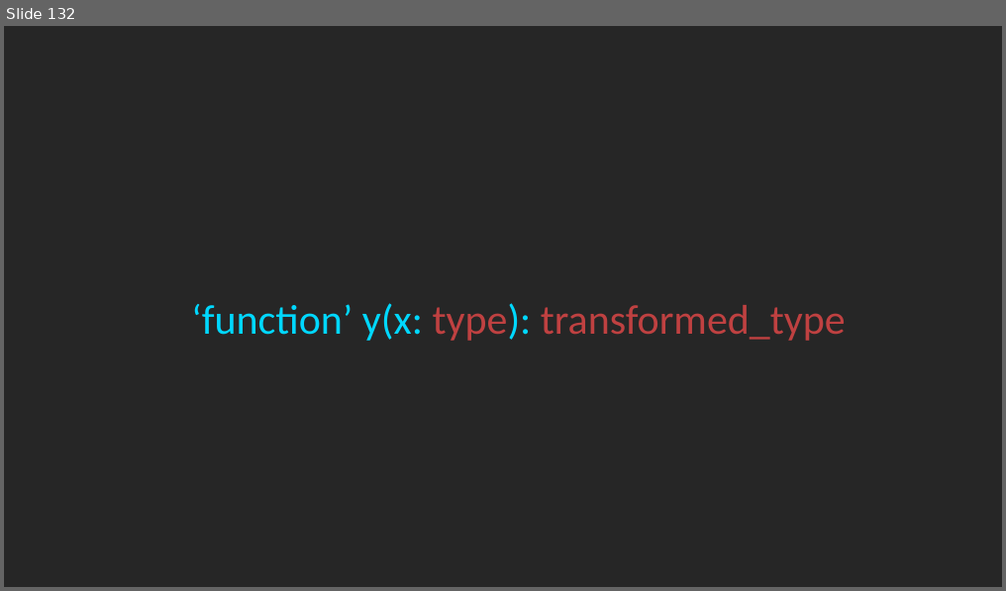
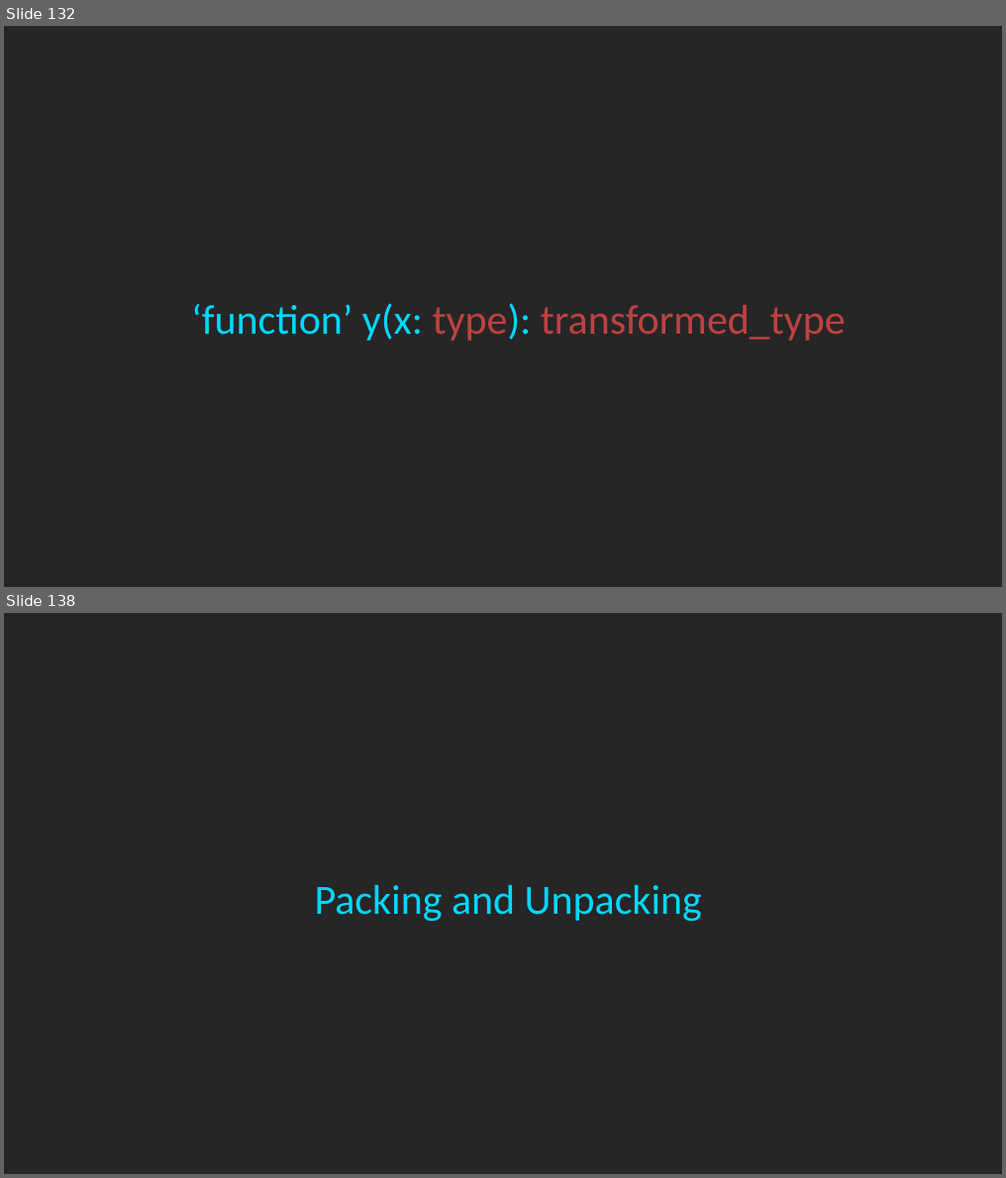
Before and after one commit to rkhaimov/ts-course, a slide deck: Course.pptx. Shown one above the other, each under a label of ours: slide 132 before the commit, slides 132 and 138 after it; the slides between them are not shown. The pictures are 1006x591 and 1006x1178 pixels, drawn with LibreOffice and Linux fonts; fonts in the diff are those of the drawing. Boxes give left, top, right and bottom in pixels: in the first picture for what was removed or moved away, otherwise in the second. Text is boxed around its words. In the diff, an @@ line names an element or a change of style, - is before the commit and + after.

```diff
--- a/Course.pptx
+++ b/Course.pptx
@@ slide 138 added at [4,613,1002,1174], background #262626 @@
@@ text added at [315,885,702,922], 40 pt, text #00D8FF @@
+Packing and Unpacking
```
Also in this commit, not shown: 8 other slides added.
